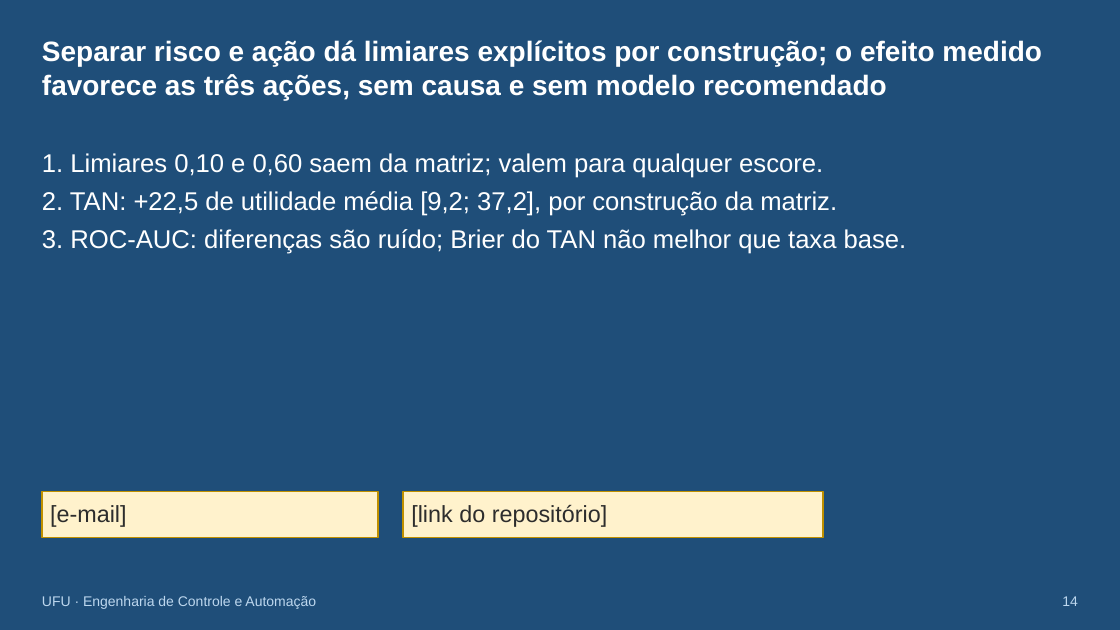
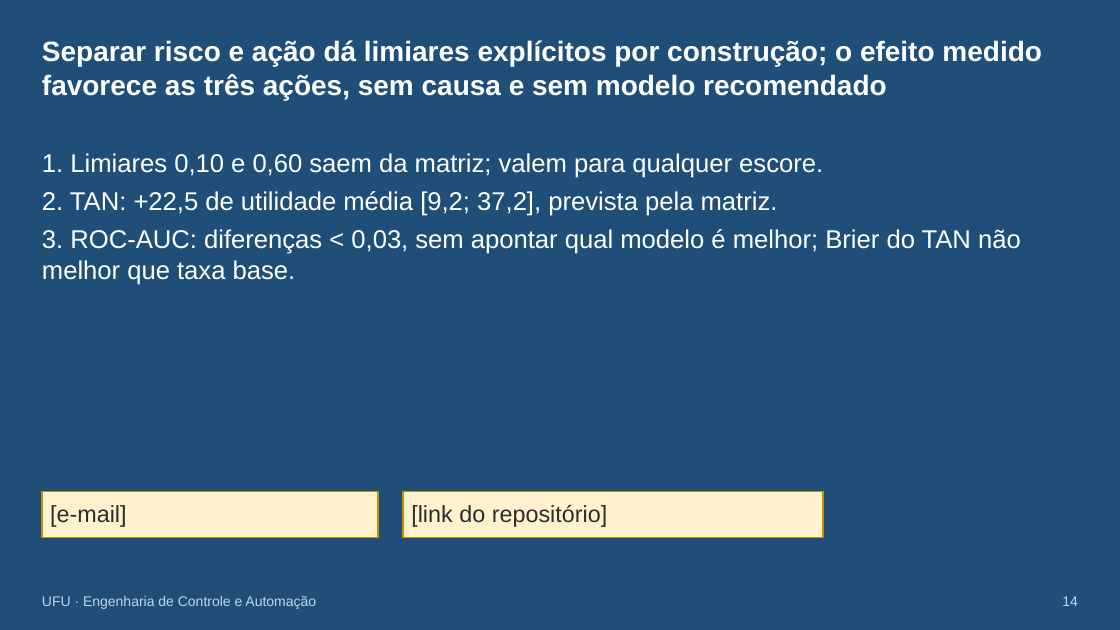
Before and after one commit to rodrigotriboni1/tcc-redes-bayesianas, a slide deck: slide 14 of monografia/defesa/Defesa_TCC_Rodrigo_rascunho.pptx. Drawn at 1120x630 pixels with LibreOffice and Linux fonts; fonts in the diff are those of the drawing. Boxes give left, top, right and bottom in pixels: in the first picture for what was removed or moved away, otherwise in the second. Text is boxed around its words. In the diff, an @@ line names an element or a change of style, - is before the commit and + after.

```diff
--- a/monografia/defesa/Defesa_TCC_Rodrigo_rascunho.pptx
+++ b/monografia/defesa/Defesa_TCC_Rodrigo_rascunho.pptx
@@ text at (x1=42, y1=191, x2=1021, y2=285): text changed @@
-2. TAN: +22,5 de utilidade média [9,2; 37,2], por construção da matriz.
-3. ROC-AUC: diferenças são ruído; Brier do TAN não melhor que taxa base.
+2. TAN: +22,5 de utilidade média [9,2; 37,2], prevista pela matriz.
+3. ROC-AUC: diferenças < 0,03, sem apontar qual modelo é melhor; Brier do TAN não melhor que taxa base.
```
Also in this commit, not shown: 10 other slides changed, 14 other files.
